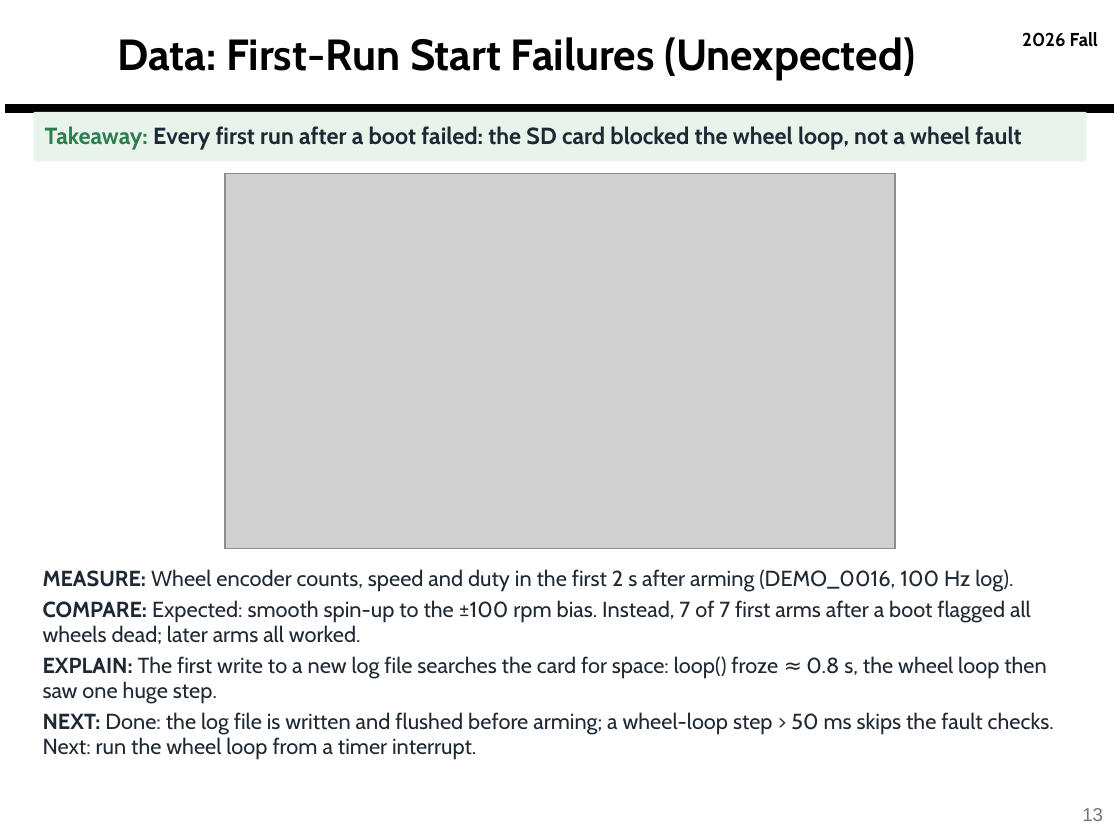
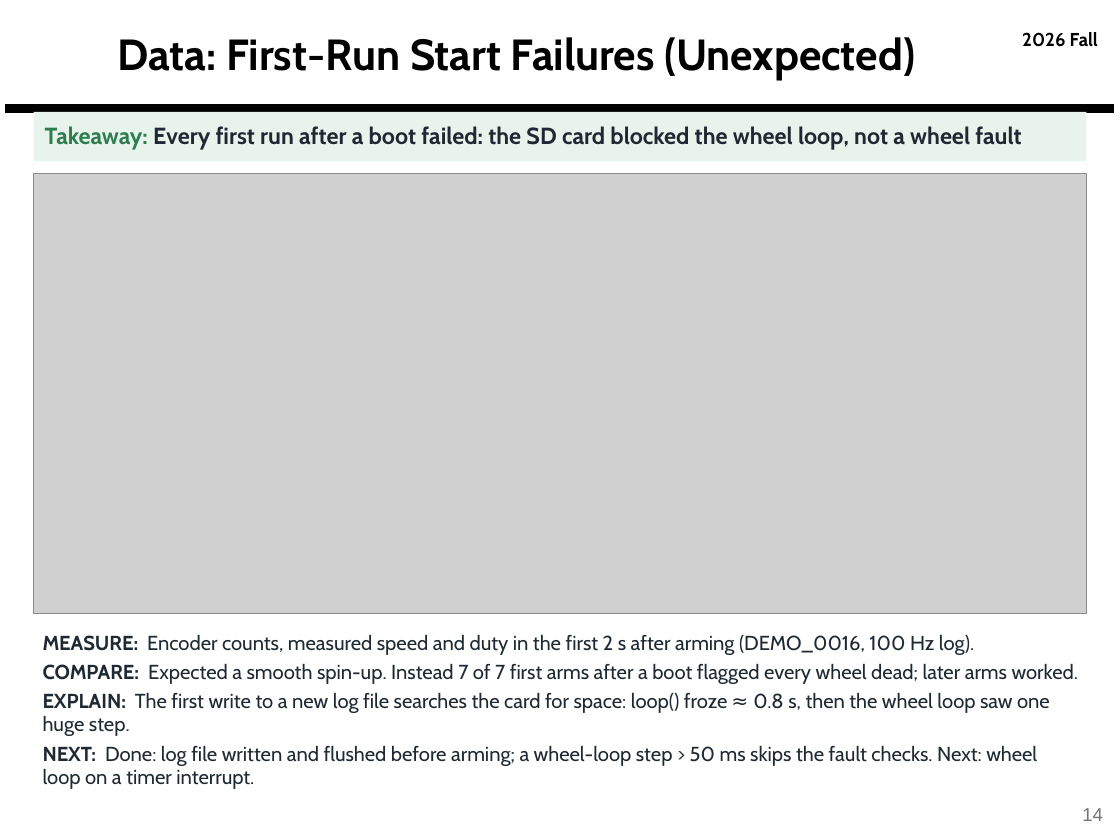
Before and after one commit to derek-weissinger-usafa/Astro-331-Lab-8, a slide deck: slide 14 of Reports/Astro 331 Lab 8_2_3 Body Final Pres.pptx (slide 13 before the commit). Drawn at 1120x840 pixels with LibreOffice and Linux fonts; fonts in the diff are those of the drawing; grey boxes stand for pictures; background and template pictures are left out. Boxes give left, top, right and bottom in pixels: in the first picture for what was removed or moved away, otherwise in the second. Text is boxed around its words. In the diff, an @@ line names an element or a change of style, - is before the commit and + after.

```diff
--- a/Reports/Astro 331 Lab 8_2_3 Body Final Pres.pptx
+++ b/Reports/Astro 331 Lab 8_2_3 Body Final Pres.pptx
@@ picture: place and size @@
-picture at (225, 174, 895, 549)
+picture at (34, 174, 1086, 614)
@@ text at (43, 635, 1078, 789): text changed; size 14 to 13 pt @@
-MEASURE: Wheel encoder counts, speed and duty in the first 2 s after arming (DEMO_0016, 100 Hz log).
-COMPARE: Expected: smooth spin-up to the ±100 rpm bias. Instead, 7 of 7 first arms after a boot flagged all wheels dead; later arms all worked.
-EXPLAIN: The first write to a new log file searches the card for space: loop() froze ≈ 0.8 s, the wheel loop then saw one huge step.
-NEXT: Done: the log file is written and flushed before arming; a wheel-loop step > 50 ms skips the fault checks. Next: run the wheel loop from a timer interrupt.
+MEASURE: Encoder counts, measured speed and duty in the first 2 s after arming (DEMO_0016, 100 Hz log).
+COMPARE: Expected a smooth spin-up. Instead 7 of 7 first arms after a boot flagged every wheel dead; later arms worked.
+EXPLAIN: The first write to a new log file searches the card for space: loop() froze ≈ 0.8 s, then the wheel loop saw one huge step.
+NEXT: Done: log file written and flushed before arming; a wheel-loop step > 50 ms skips the fault checks. Next: wheel loop on a timer interrupt.
@@ page number at (1082, 808, 1103, 821): text changed @@
-13
+14
```
Also in this commit, not shown: 11 other slides changed, 14 other files.
